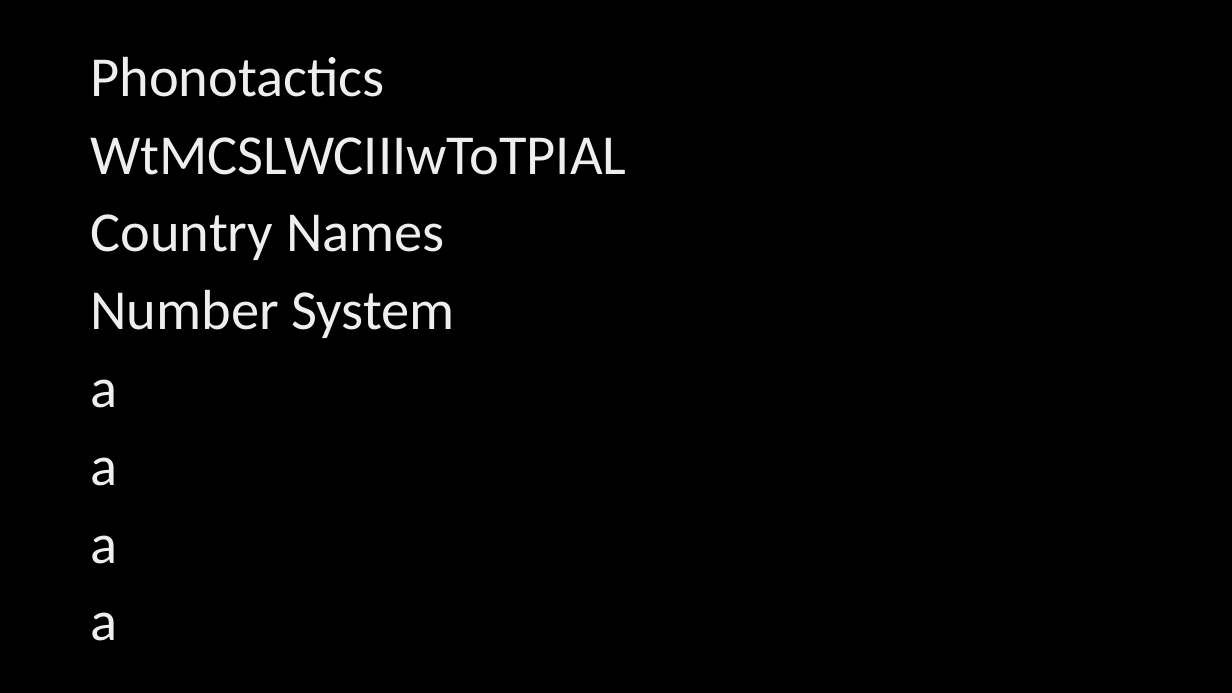
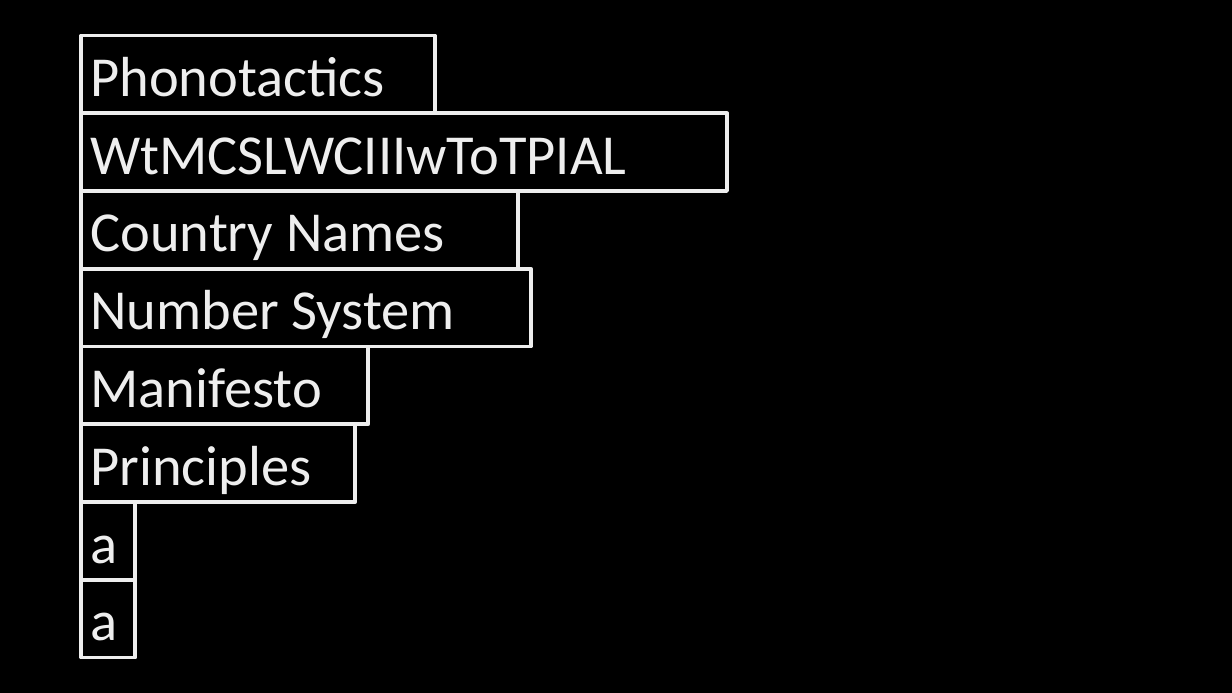
Before and after one commit to Oil-Limk/Conlangs, a slide deck: slide 2 of @src/Titles/Titles.pptx. Drawn at 1232x693 pixels with LibreOffice and Linux fonts; fonts in the diff are those of the drawing. Boxes give left, top, right and bottom in pixels: in the first picture for what was removed or moved away, otherwise in the second. Text is boxed around its words. In the diff, an @@ line names an element or a change of style, - is before the commit and + after.

```diff
--- a/@src/Titles/Titles.pptx
+++ b/@src/Titles/Titles.pptx
@@ rectangle added at box(81, 347, 369, 424), outline #EEEEEE 3 pt, 44 pt, text #EEEEEE @@
+Manifesto
@@ text removed at box(90, 379, 117, 408) @@
-a
@@ rectangle added at box(81, 424, 356, 502), outline #EEEEEE 3 pt, 44 pt, text #EEEEEE @@
+Principles
@@ text removed at box(90, 457, 117, 486) @@
-a
@@ 6 rectangles: place and size @@
-6 rectangles at box(90, 56, 626, 641)
+6 rectangles at box(81, 35, 727, 657)
@@ outline none to #EEEEEE 3 pt in 6 elements at box(81, 191, 518, 269), box(81, 35, 435, 113), box(81, 114, 727, 191), box(81, 269, 531, 347), box(81, 502, 135, 579), box(81, 579, 135, 657) @@
```
Also in this commit, not shown: 1 other slide changed, 16 other files.
